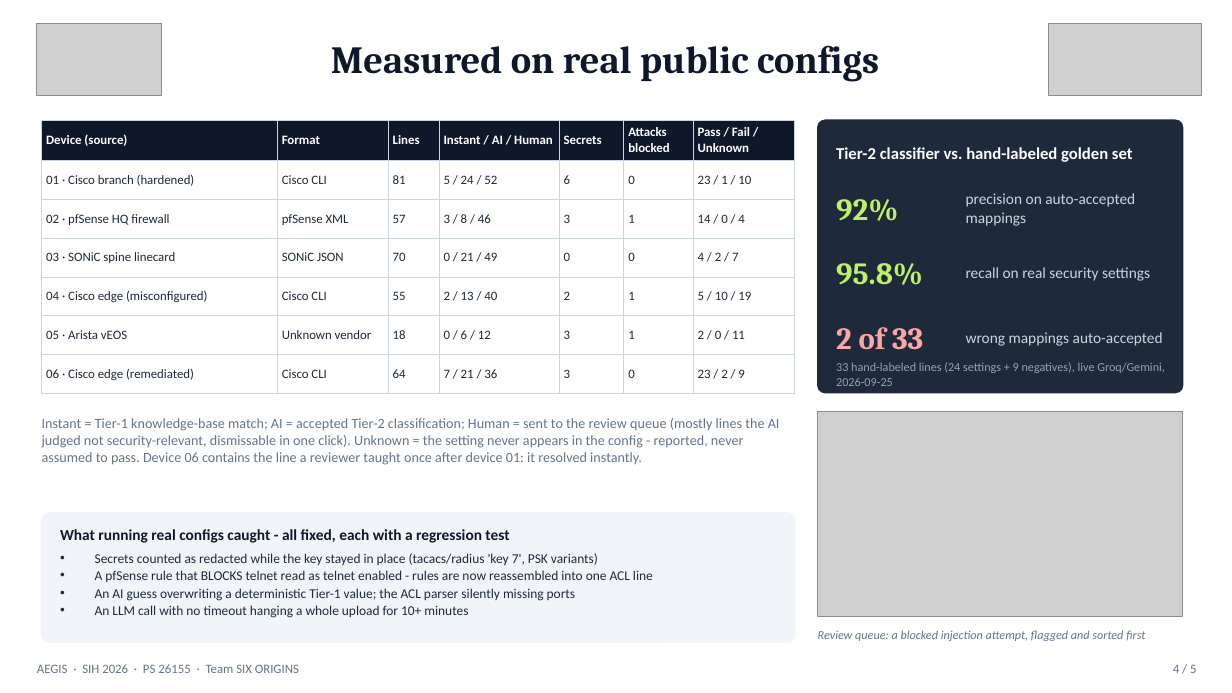
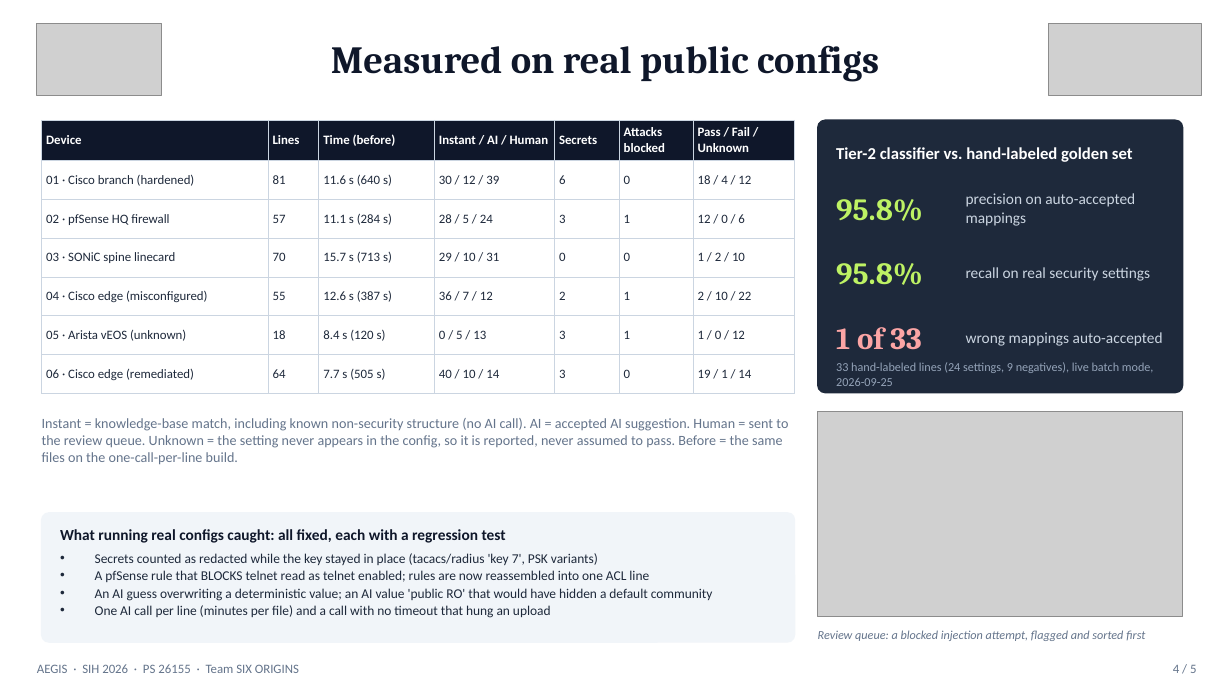
Before and after one commit to TheUsefulNerd/aegis, a slide deck: slide 4 of docs/AEGIS-Technical-Presentation.pptx. Drawn at 1232x693 pixels with LibreOffice and Linux fonts; fonts in the diff are those of the drawing; grey boxes stand for pictures. Boxes give left, top, right and bottom in pixels: in the first picture for what was removed or moved away, otherwise in the second. Text is boxed around its words. In the diff, an @@ line names an element or a change of style, - is before the commit and + after.

```diff
--- a/docs/AEGIS-Technical-Presentation.pptx
+++ b/docs/AEGIS-Technical-Presentation.pptx
@@ table at box(42, 120, 795, 384) @@
-row 1: Device (source) | Format | Lines | Instant / AI / Human | Secrets | Attacks blocked | Pass / Fail / Unknown
+row 1: Device | Lines | Time (before) | Instant / AI / Human | Secrets | Attacks blocked | Pass / Fail / Unknown
-row 2: 01 · Cisco branch (hardened) | Cisco CLI | 81 | 5 / 24 / 52 | 6 | 0 | 23 / 1 / 10
+row 2: 01 · Cisco branch (hardened) | 81 | 11.6 s (640 s) | 30 / 12 / 39 | 6 | 0 | 18 / 4 / 12
-row 3: 02 · pfSense HQ firewall | pfSense XML | 57 | 3 / 8 / 46 | 3 | 1 | 14 / 0 / 4
+row 3: 02 · pfSense HQ firewall | 57 | 11.1 s (284 s) | 28 / 5 / 24 | 3 | 1 | 12 / 0 / 6
-row 4: 03 · SONiC spine linecard | SONiC JSON | 70 | 0 / 21 / 49 | 0 | 0 | 4 / 2 / 7
+row 4: 03 · SONiC spine linecard | 70 | 15.7 s (713 s) | 29 / 10 / 31 | 0 | 0 | 1 / 2 / 10
-row 5: 04 · Cisco edge (misconfigured) | Cisco CLI | 55 | 2 / 13 / 40 | 2 | 1 | 5 / 10 / 19
+row 5: 04 · Cisco edge (misconfigured) | 55 | 12.6 s (387 s) | 36 / 7 / 12 | 2 | 1 | 2 / 10 / 22
-row 6: 05 · Arista vEOS | Unknown vendor | 18 | 0 / 6 / 12 | 3 | 1 | 2 / 0 / 11
+row 6: 05 · Arista vEOS (unknown) | 18 | 8.4 s (120 s) | 0 / 5 / 13 | 3 | 1 | 1 / 0 / 12
-row 7: 06 · Cisco edge (remediated) | Cisco CLI | 64 | 7 / 21 / 36 | 3 | 0 | 23 / 2 / 9
+row 7: 06 · Cisco edge (remediated) | 64 | 7.7 s (505 s) | 40 / 10 / 14 | 3 | 0 | 19 / 1 / 14
@@ text at box(836, 199, 923, 221): text changed @@
-92%
+95.8%
@@ text at box(836, 327, 921, 350): text changed @@
-2 of 33
+1 of 33
@@ text at box(836, 362, 1154, 386): text changed @@
-33 hand-labeled lines (24 settings + 9 negatives), live Groq/Gemini, 2026-09-25
+33 hand-labeled lines (24 settings, 9 negatives), live batch mode, 2026-09-25
@@ text at box(42, 418, 788, 465): text changed @@
-Instant = Tier-1 knowledge-base match; AI = accepted Tier-2 classification; Human = sent to the review queue (mostly lines the AI judged not security-relevant, dismissable in one click). Unknown = the setting never appears in the config - reported, never assumed to pass. Device 06 contains the line a reviewer taught once after device 01: it resolved instantly.
+Instant = knowledge-base match, including known non-security structure (no AI call). AI = accepted AI suggestion. Human = sent to the review queue. Unknown = the setting never appears in the config, so it is reported, never assumed to pass. Before = the same files on the one-call-per-line build.
@@ text at box(60, 529, 506, 543): text changed @@
-What running real configs caught - all fixed, each with a regression test
+What running real configs caught: all fixed, each with a regression test
@@ text at box(95, 570, 713, 618): text changed @@
-• A pfSense rule that BLOCKS telnet read as telnet enabled - rules are now reassembled into one ACL line
-• An AI guess overwriting a deterministic Tier-1 value; the ACL parser silently missing ports
-• An LLM call with no timeout hanging a whole upload for 10+ minutes
+• A pfSense rule that BLOCKS telnet read as telnet enabled; rules are now reassembled into one ACL line
+• An AI guess overwriting a deterministic value; an AI value 'public RO' that would have hidden a default community
+• One AI call per line (minutes per file) and a call with no timeout that hung an upload
```
Also in this commit, not shown: 3 other slides changed, 8 other files.
